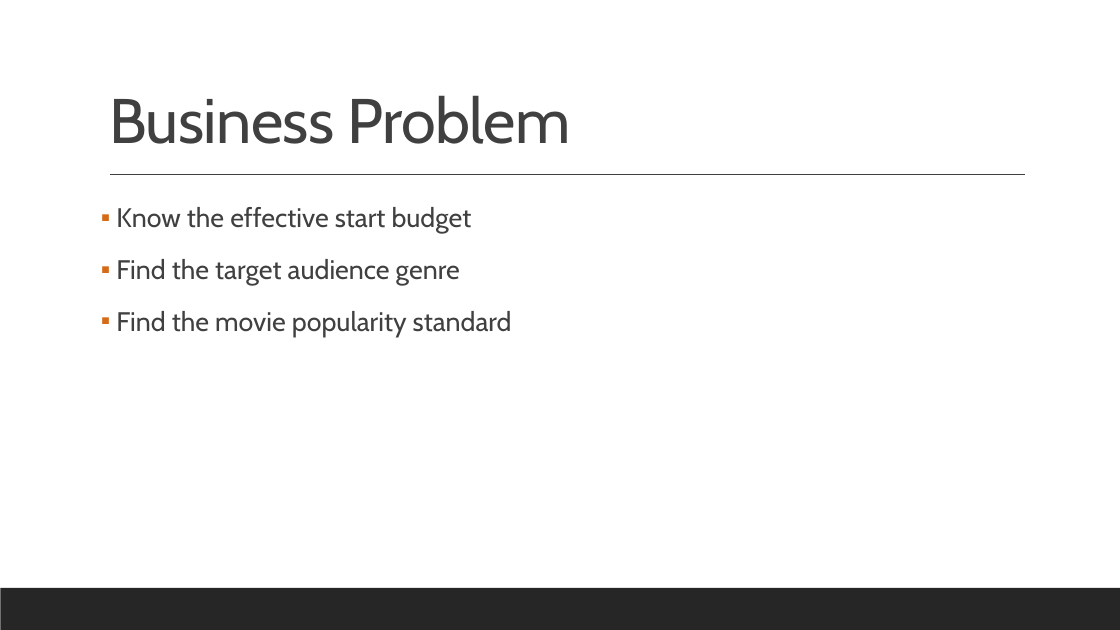
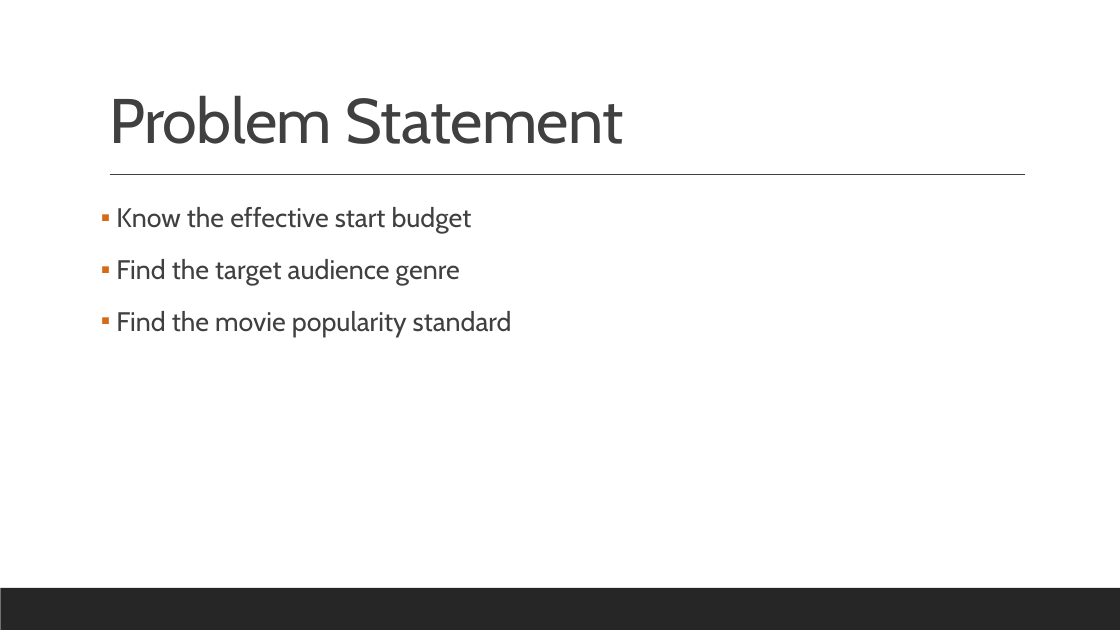
Before and after one commit to NicholusMagak/dsc-phase-1-project, a slide deck: slide 4 of Microsoft Studio Analysis.pptx. Drawn at 1120x630 pixels with LibreOffice and Linux fonts; fonts in the diff are those of the drawing. Boxes give left, top, right and bottom in pixels: in the first picture for what was removed or moved away, otherwise in the second. Text is boxed around its words. In the diff, an @@ line names an element or a change of style, - is before the commit and + after.

Commit message:
updating the presentation

```diff
--- a/Microsoft Studio Analysis.pptx
+++ b/Microsoft Studio Analysis.pptx
@@ title at [109, 95, 624, 144]: text changed @@
-Business Problem
+Problem Statement
```
Also in this commit, not shown: 6 slides added, 4 slides removed, 1 other file.
